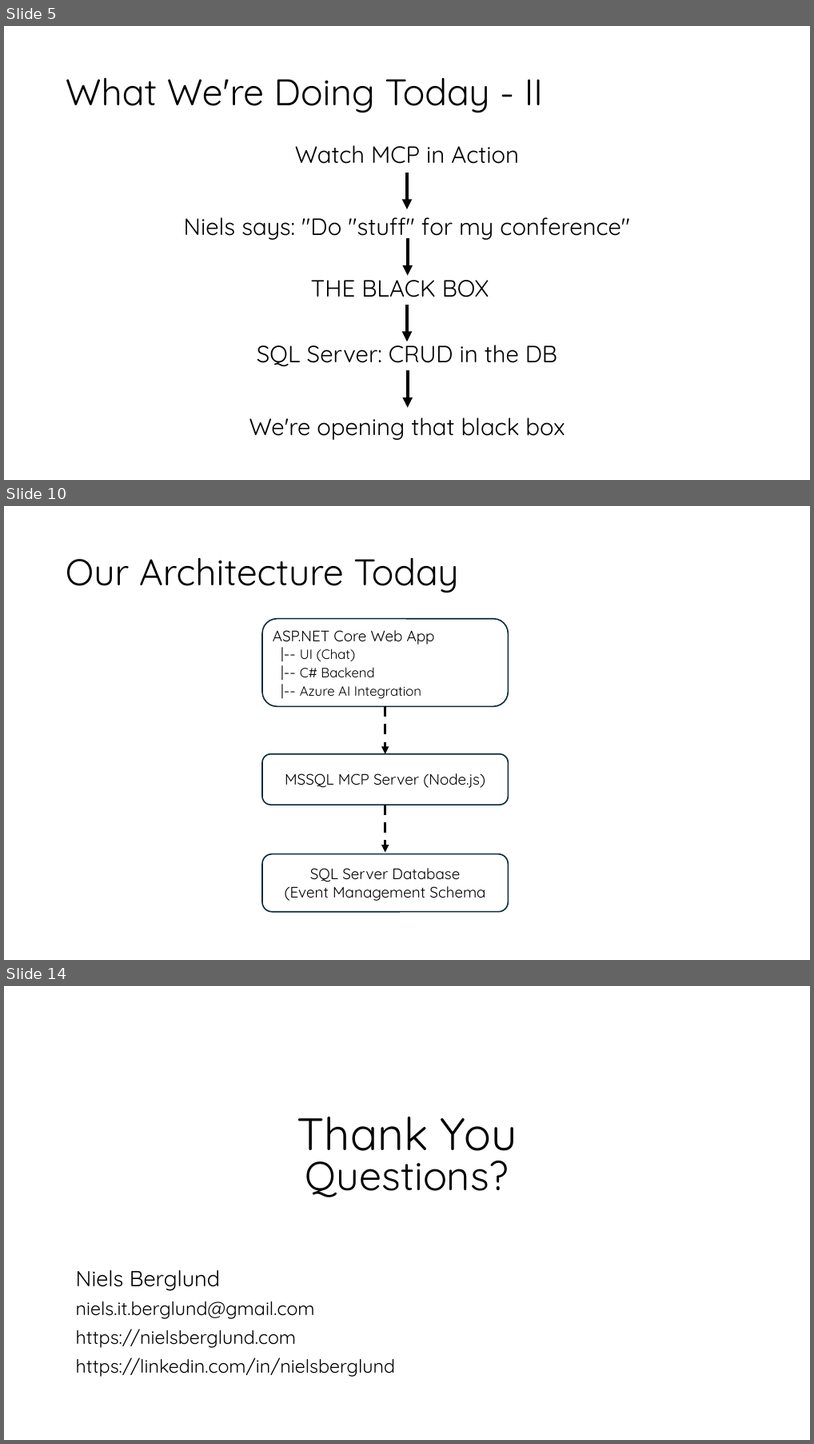
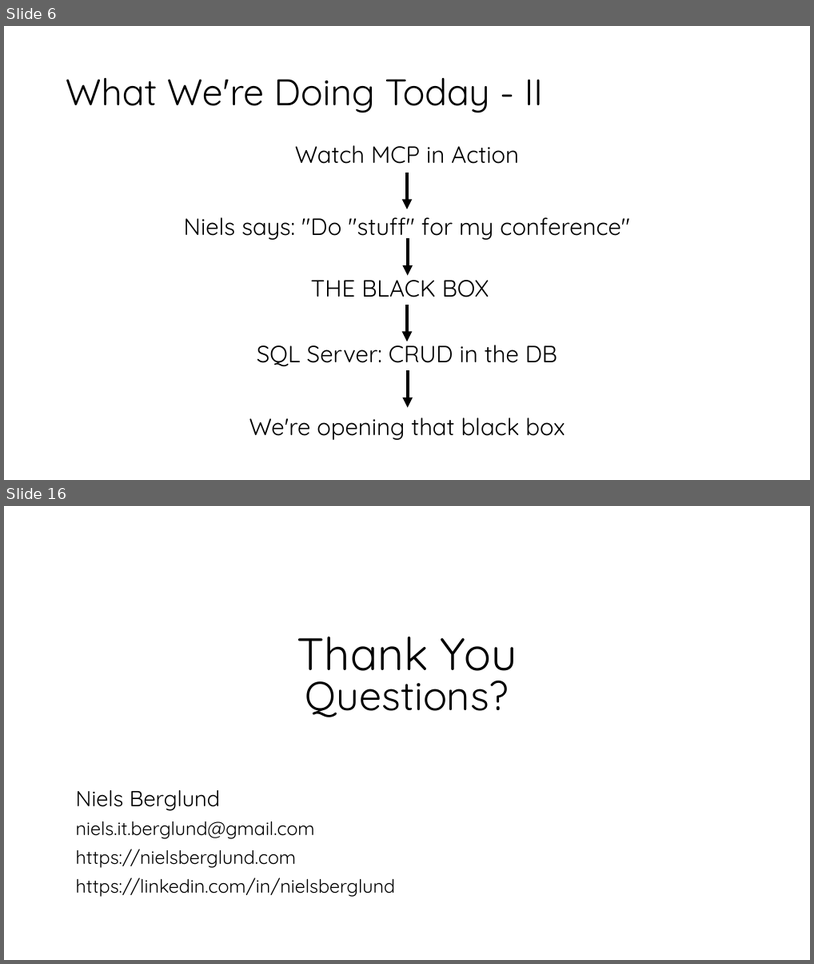
Before and after one commit to nielsberglund/presentations-2025, a slide deck: season-of-ai/mcp/deck/dotnet-mcp.pptx. Shown one above the other, each under a label of ours: slides 5, 10 and 14 before the commit, slides 6 and 16 after it; the slides between them are not shown. The pictures are 814x1444 and 814x964 pixels, drawn with LibreOffice and Linux fonts; fonts in the diff are those of the drawing; background and template pictures are left out. Boxes give left, top, right and bottom in pixels: in the first picture for what was removed or moved away, otherwise in the second. Text is boxed around its words. In the diff, an @@ line names an element or a change of style, - is before the commit and + after.

```diff
--- a/season-of-ai/mcp/deck/dotnet-mcp.pptx
+++ b/season-of-ai/mcp/deck/dotnet-mcp.pptx
@@ slide 10 removed at [4,506,810,960], background picture (left out) @@
@@ title removed at [66,558,458,593] @@
-Our Architecture Today
@@ rounded rectangle removed at [262,619,508,706] @@
-ASP.NET Core Web App
-|-- UI (Chat)
-|-- C# Backend
-|-- Azure AI Integration
@@ arrow removed from (386, 706) to (386, 754) @@
@@ rounded rectangle removed at [262,754,508,805] @@
-MSSQL MCP Server (Node.js)
@@ arrow removed from (386, 805) to (386, 852) @@
@@ rounded rectangle removed at [262,854,508,912] @@
-SQL Server Database
-(Event Management Schema
@@ what was slide 5 is now slide 6 @@
@@ what was slide 14 is now slide 16 @@
```
Also in this commit, not shown: 4 slides changed, 7 slides added, 4 other slides removed, 3 other files.
